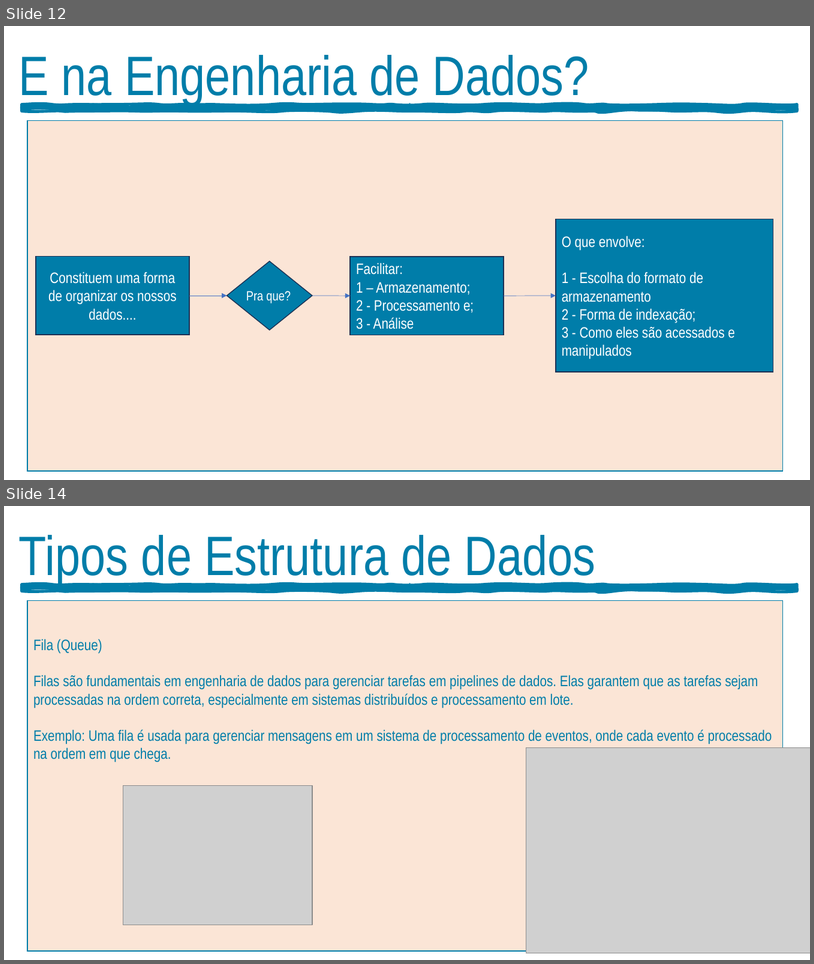
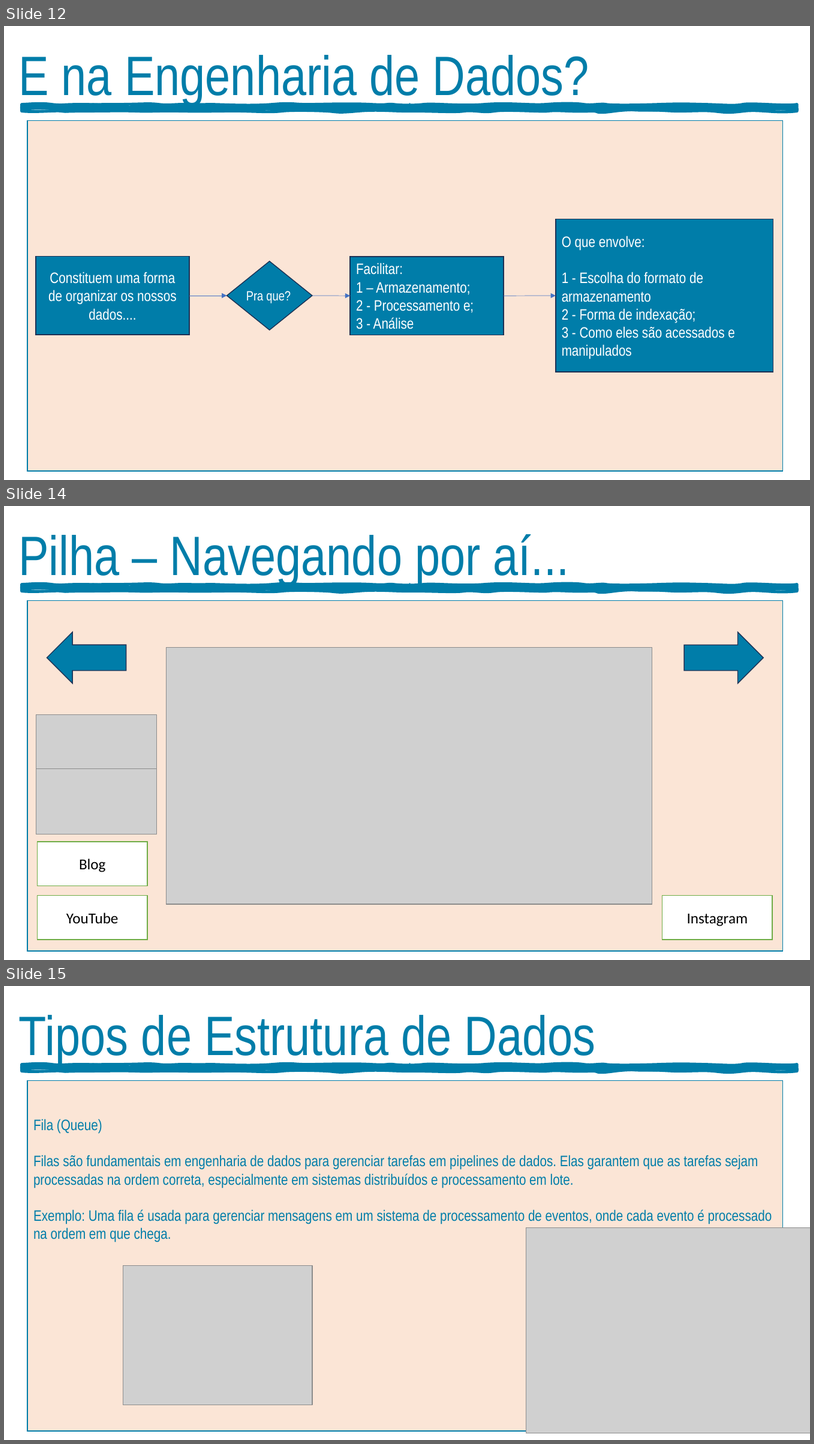
Before and after one commit to dbaassists/WS_DATABRICKS, a slide deck: 01_APRESENTACAO_MBA_ENGENHARIA_ESTRUTURA_DADOS.pptx. Shown one above the other, each under a label of ours: slides 12 and 14 before the commit, slides 12, 14 and 15 after it; the slides between them are not shown. The pictures are 814x964 and 814x1444 pixels, drawn with LibreOffice and Linux fonts; fonts in the diff are those of the drawing; grey boxes stand for pictures. Boxes give left, top, right and bottom in pixels: in the first picture for what was removed or moved away, otherwise in the second. Text is boxed around its words. In the diff, an @@ line names an element or a change of style, - is before the commit and + after.

```diff
--- a/01_APRESENTACAO_MBA_ENGENHARIA_ESTRUTURA_DADOS.pptx
+++ b/01_APRESENTACAO_MBA_ENGENHARIA_ESTRUTURA_DADOS.pptx
@@ slide 14 added at (4,506,810,960), background #FFFFFF @@
@@ text added at (18,534,569,585), 66 pt, text #007DA9 @@
+Pilha – Navegando por aí...
@@ freeform shape added at (21,585,798,591), fill #007DA9, outline #007DA9 3.5 pt, 18 pt, text #007DA9 @@
+‘
@@ rectangle added at (27,600,784,951), fill #FBE5D6, outline #007DA9 1 pt @@
@@ left arrow added at (47,632,126,683), fill #007DA9, outline #1E3256 1 pt @@
@@ picture added at (167,648,653,904) @@
@@ picture added at (167,648,653,904) @@
@@ picture added at (168,648,632,904) @@
@@ left arrow added at (684,632,764,683), fill #007DA9, outline #1E3256 1 pt @@
@@ picture added at (36,715,157,780) @@
@@ picture added at (36,769,157,834) @@
@@ rectangle added at (37,842,147,886), fill #FFFFFF, outline #70AD47 1 pt, 18 pt, text #000000 @@
+Blog
@@ rectangle added at (37,895,147,940), fill #FFFFFF, outline #70AD47 1 pt, 18 pt, text #000000 @@
+YouTube
@@ rectangle added at (663,895,773,940), fill #FFFFFF, outline #70AD47 1 pt, 18 pt, text #000000 @@
+Instagram
@@ what was slide 14 is now slide 15 @@
```
Also in this commit, not shown: 3 slides changed, 2 other slides added, 1 other file.
